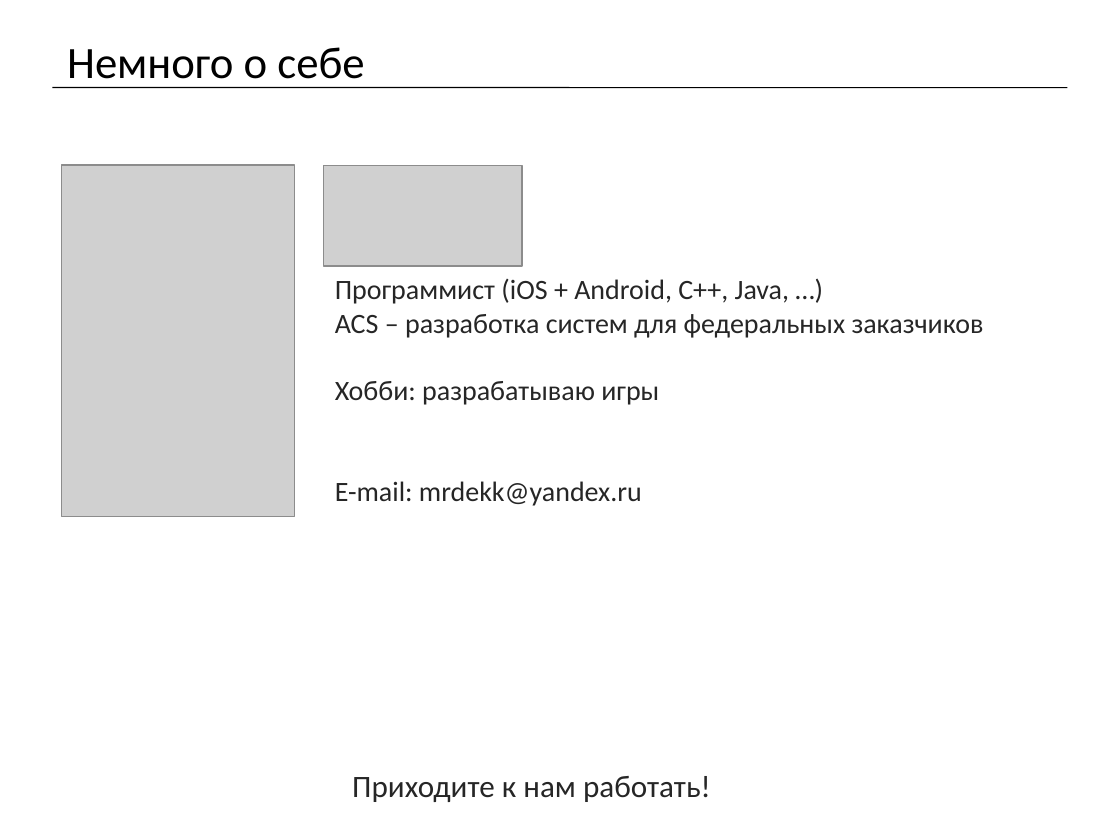
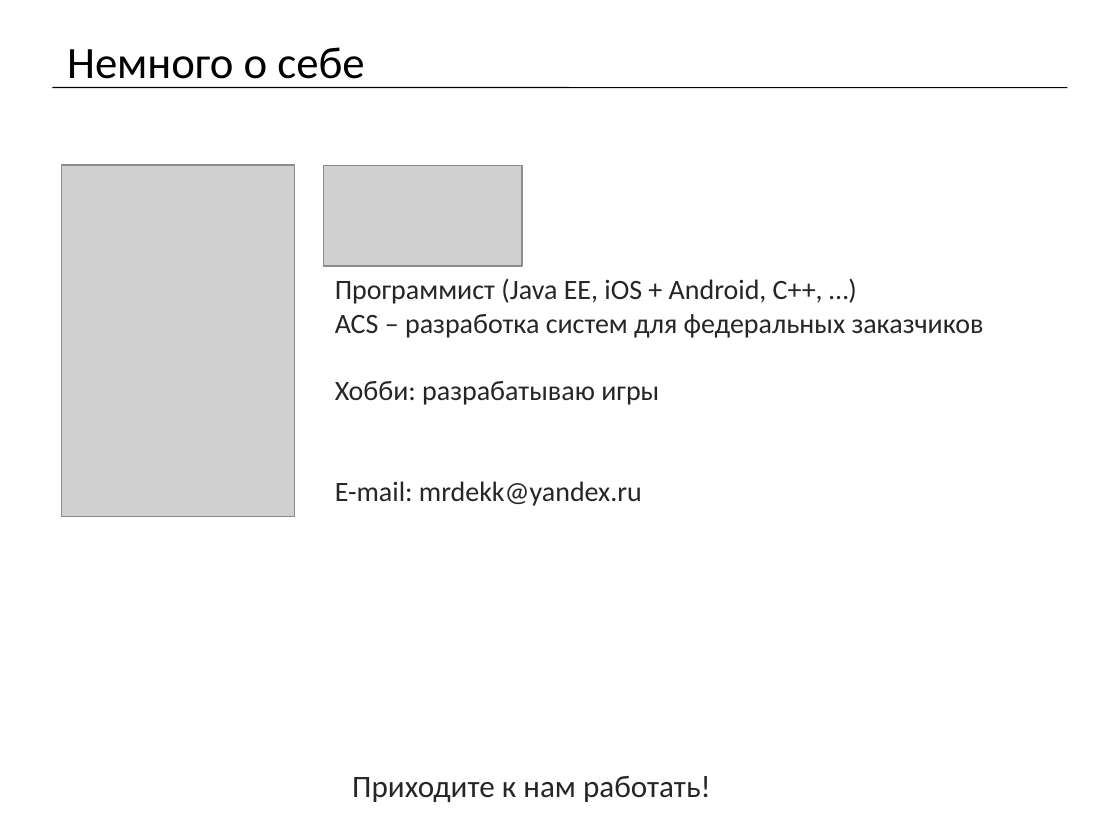
Before and after one commit to mrdekk/j2ee_course, a slide deck: slide 2 of lectures/j2ee. Lecture 1.pptx. Drawn at 1120x840 pixels with LibreOffice and Linux fonts; fonts in the diff are those of the drawing; grey boxes stand for pictures. Boxes give left, top, right and bottom in pixels: in the first picture for what was removed or moved away, otherwise in the second. Text is boxed around its words. In the diff, an @@ line names an element or a change of style, - is before the commit and + after.

```diff
--- a/lectures/j2ee. Lecture 1.pptx
+++ b/lectures/j2ee. Lecture 1.pptx
@@ text at (335,279,823,304): text changed @@
-Программист (iOS + Android, C++, Java, …)
+Программист (Java EE, iOS + Android, C++, …)
```
Also in this commit, not shown: 7 other slides changed, 2 slides added, 16 other files.
